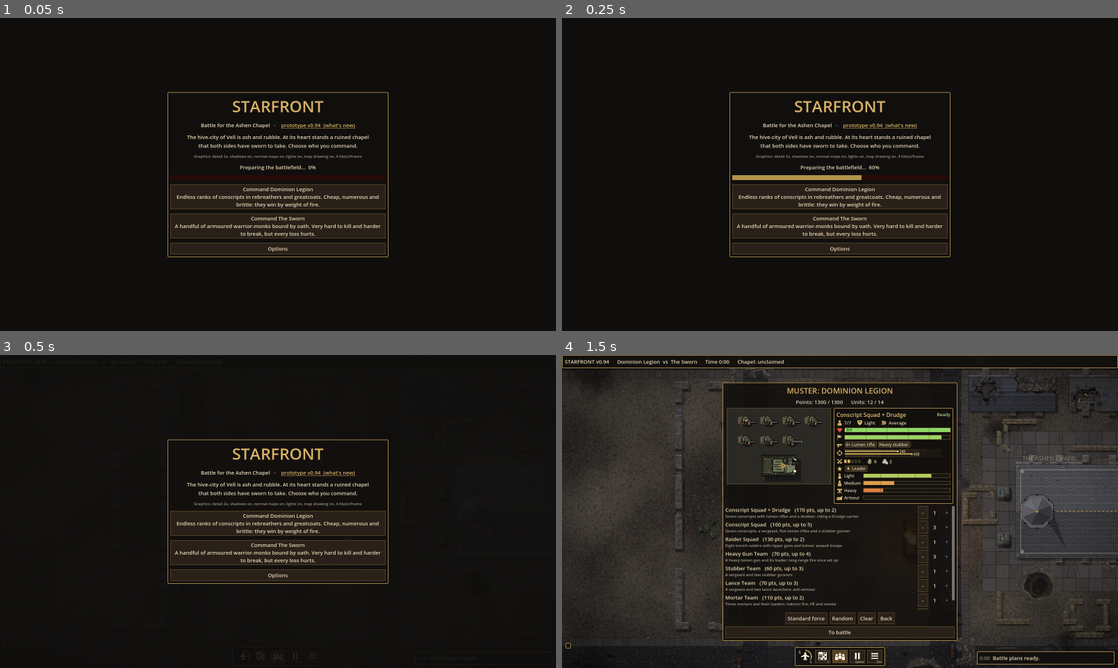
Above: before the commit, frames 1-4 (two rows, left to right).
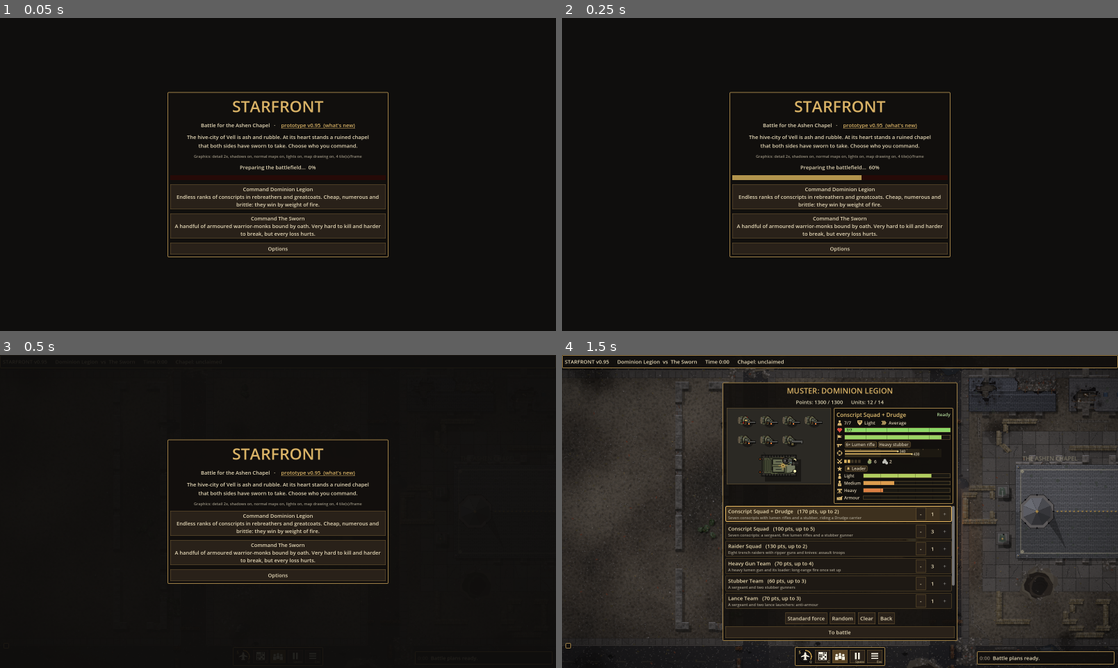
Above: after the commit, the same moments.

Repository: sirspoon/StarFront
Game: Godot game, scene res://scenes/main.tscn
The game is run twice, just before and just after one commit, with the same random seed, the same clock (stepped at 60 frames per second) and the same inputs. Sound files missing from this copy of the repository are replaced by a short silence.
Inputs (mouse positions are in pixels of both pictures, inside the frame that each line leads up to):
- Up to frame 1 (0.05 s): no input
- Up to frame 2 (0.25 s): no input
- Up to frame 3 (0.5 s): no input
- Up to frame 4 (1.5 s): click "Command Dominion Legion Endle…" at 0.5 s; tap Enter at 1.25 s; drag from (840, 423) to (895, 442) at 1.27 s

The runs differ from the first frame. In frame 1, less than 0.1% of the frame differs, in the area x 57-58%, y 33-35%; in frame 2, less than 0.1%; in frame 3, less than 0.1%; in frame 4, 5.0%, in the area x 7-71%, y 1-82%.

Commit message:
v0.95: Muster screen units in tappable boxes, the shown one highlighted
Co-Authored-By: Claude Opus 5.5 <noreply@anthropic.com>
Claude-Session: https://claude.ai/code/session_01Q9zFWq6qGPKtGhTxhDqH85

Diff:
--- a/project.godot
+++ b/project.godot
@@ -7,7 +7,7 @@
 
 config/name="StarFront"
 config/description="Real-time squad tactics in a ruined gothic future."
-config/version="0.94"
+config/version="0.95"
 run/main_scene="res://scenes/main.tscn"
 config/features=PackedStringArray("4.3", "GL Compatibility")
 config/icon="res://icon.svg"
--- a/scripts/game_data.gd
+++ b/scripts/game_data.gd
@@ -2,7 +2,7 @@
 extends RefCounted
 ## Factions, soldier types and weapons. Balance tuning lives here.
 
-const VERSION := "0.94"
+const VERSION := "0.95"
 
 ## range in pixels (16 px = 1 map cell); cooldown = seconds between bursts;
 ## acc = base hit chance; ap = how much infantry armour it ignores; supp = suppression per shot;
--- a/scripts/hud.gd
+++ b/scripts/hud.gd
@@ -900,24 +900,36 @@
 			r.plus.disabled = n >= int(r.u.max) or cost + int(r.u.cost) > GameData.BUDGET or army.size() >= GameData.MAX_UNITS
 		start.disabled = army.is_empty() or cost > GameData.BUDGET
 	var bh := 40.0 if main.touch_mode else 28.0
+	army_boxes.clear()
 	for u in GameData.units(key):
+		# each unit in a box: tap anywhere on it (but the - and + buttons) to see it in the preview
+		var box := PanelContainer.new()
+		box.add_theme_stylebox_override("panel", _unit_box_style(false))
+		box.mouse_filter = Control.MOUSE_FILTER_STOP
+		list.add_child(box)
+		var uu: Dictionary = u
+		army_boxes[u.id] = box
+		box.gui_input.connect(func(e):
+			if e is InputEventMouseButton and e.button_index == MOUSE_BUTTON_LEFT and not e.pressed:
+				show_unit_preview(key, uu))
+		box.mouse_entered.connect(func(): if box.get_meta("chosen", false) == false: box.add_theme_stylebox_override("panel", _unit_box_style(false, true)))
+		box.mouse_exited.connect(func(): if box.get_meta("chosen", false) == false: box.add_theme_stylebox_override("panel", _unit_box_style(false)))
 		var row := HBoxContainer.new()
 		row.add_theme_constant_override("separation", 8)
-		list.add_child(row)
+		row.mouse_filter = Control.MOUSE_FILTER_IGNORE
+		box.add_child(row)
 		var info := VBoxContainer.new()
 		info.size_flags_horizontal = Control.SIZE_EXPAND_FILL
 		info.add_theme_constant_override("separation", 0)
+		info.mouse_filter = Control.MOUSE_FILTER_IGNORE
 		row.add_child(info)
-		var nm := LinkButton.new()  # tap the name: a picture of the unit and its unit card
+		var nm := Label.new()
 		nm.text = "%s   (%d pts, up to %d)" % [u.name, u.cost, u.max]
-		nm.underline = LinkButton.UNDERLINE_MODE_ON_HOVER
-		nm.focus_mode = Control.FOCUS_NONE
 		nm.add_theme_color_override("font_color", Color(0.92, 0.86, 0.7))
-		nm.add_theme_color_override("font_hover_color", Color(1.0, 0.85, 0.5))
-		var uu: Dictionary = u
-		nm.pressed.connect(func(): show_unit_preview(key, uu))
+		nm.mouse_filter = Control.MOUSE_FILTER_IGNORE
 		info.add_child(nm)
 		var ab := Label.new()
+		ab.mouse_filter = Control.MOUSE_FILTER_IGNORE
 		ab.text = u.about
 		ab.add_theme_font_size_override("font_size", 11)
 		ab.add_theme_color_override("font_color", Color(0.65, 0.62, 0.55))
@@ -929,6 +941,8 @@
 		minus.focus_mode = Control.FOCUS_NONE
 		row.add_child(minus)
 		var count := Label.new()
+		count.mouse_filter = Control.MOUSE_FILTER_IGNORE
+		count.size_flags_vertical = Control.SIZE_SHRINK_CENTER
 		count.custom_minimum_size = Vector2(24, 0)
 		count.horizontal_alignment = HORIZONTAL_ALIGNMENT_CENTER
 		row.add_child(count)
@@ -992,12 +1006,31 @@
 ## vehicles) drawn as they look in battle, the carrier they ride in, and the unit card. It stays
 ## open on the screen and changes as other names are tapped.
 var preview_box: Container = null
+var army_boxes := {}  # unit id -> its box on the Muster screen
+
+
+func _unit_box_style(chosen: bool, hover := false) -> StyleBoxFlat:
+	var sb := StyleBoxFlat.new()
+	sb.bg_color = Color(0.24, 0.19, 0.12) if chosen else (Color(0.17, 0.14, 0.1) if hover else Color(0.12, 0.1, 0.08))
+	sb.border_color = Color(0.9, 0.72, 0.38) if chosen else BRASS.darkened(0.35)
+	sb.set_border_width_all(2 if chosen else 1)
+	sb.set_corner_radius_all(4)
+	sb.content_margin_left = 8
+	sb.content_margin_right = 6
+	sb.content_margin_top = 4
+	sb.content_margin_bottom = 4
+	return sb
 var preview_card: UnitCard = null
 
 
 func show_unit_preview(faction: String, u: Dictionary) -> void:
 	if preview_box == null or not is_instance_valid(preview_box):
 		return
+	for id in army_boxes:  # light up the box of the unit shown
+		var bx: PanelContainer = army_boxes[id]
+		if is_instance_valid(bx):
+			bx.set_meta("chosen", id == u.id)
+			bx.add_theme_stylebox_override("panel", _unit_box_style(id == u.id))
 	for c in preview_box.get_children():
 		preview_box.remove_child(c)
 		c.queue_free()
@@ -1044,7 +1077,7 @@
 	var cols := bodies.size() if bodies.size() <= 4 or bodies[0].is_vehicle else ceili(bodies.size() / 2.0)
 	var cell := Vector2.ZERO
 	for b in bodies:
-		cell.x = maxf(cell.x, (b.length + 16.0) if b.is_vehicle else b.radius * 2.0 + 18.0)
+		cell.x = maxf(cell.x, (b.length + 16.0) if b.is_vehicle else b.radius * 2.0 + (40.0 if b.heavy or b.mortar else 18.0))
 		cell.y = maxf(cell.y, (b.width + 12.0) if b.is_vehicle else b.radius * 2.0 + 14.0)
 	var rows := ceili(bodies.size() / float(cols))
 	var block := Vector2(cols * cell.x, rows * cell.y)
Not shown, changed: CHANGELOG.md
